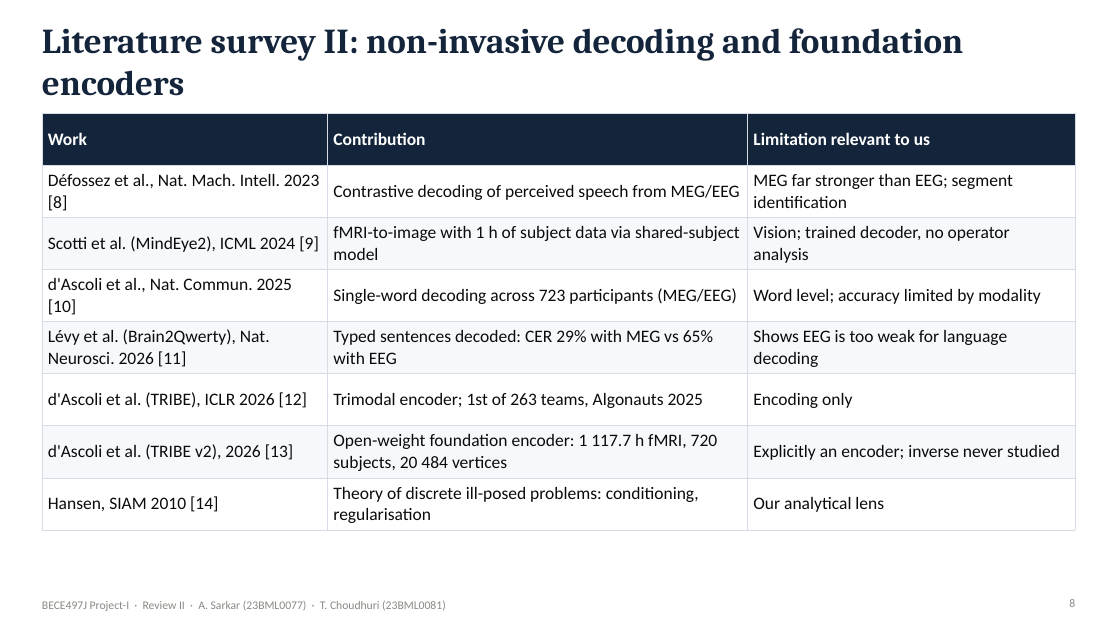
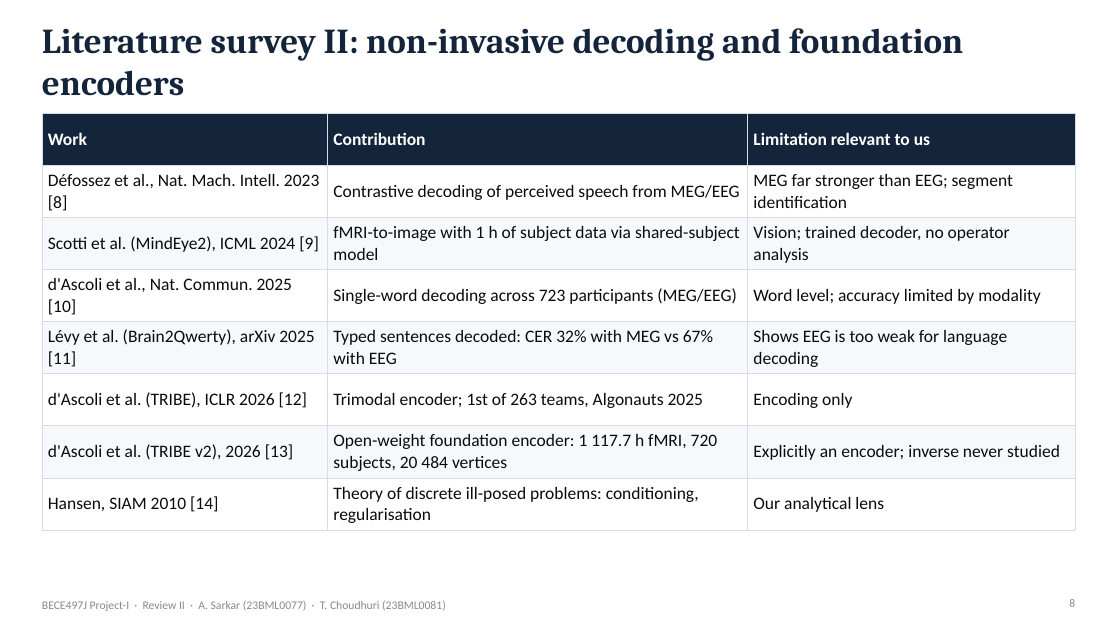
Before and after one commit to Ivxn404/semantic-decoding-tribe-inversion, a slide deck: slide 8 of deck/Review2_Sarkar_Choudhuri.pptx. Drawn at 1120x630 pixels with LibreOffice and Linux fonts; fonts in the diff are those of the drawing. Boxes give left, top, right and bottom in pixels: in the first picture for what was removed or moved away, otherwise in the second. Text is boxed around its words. In the diff, an @@ line names an element or a change of style, - is before the commit and + after.

```diff
--- a/deck/Review2_Sarkar_Choudhuri.pptx
+++ b/deck/Review2_Sarkar_Choudhuri.pptx
@@ table at bbox=[42, 113, 1075, 527] @@
-row 5, column 1: Lévy et al. (Brain2Qwerty), Nat. Neurosci. 2026 [11]
+row 5, column 1: Lévy et al. (Brain2Qwerty), arXiv 2025 [11]
-row 5, column 2: Typed sentences decoded: CER 29% with MEG vs 65% with EEG
+row 5, column 2: Typed sentences decoded: CER 32% with MEG vs 67% with EEG
```
Also in this commit, not shown: 2 other slides changed, 18 other files.
